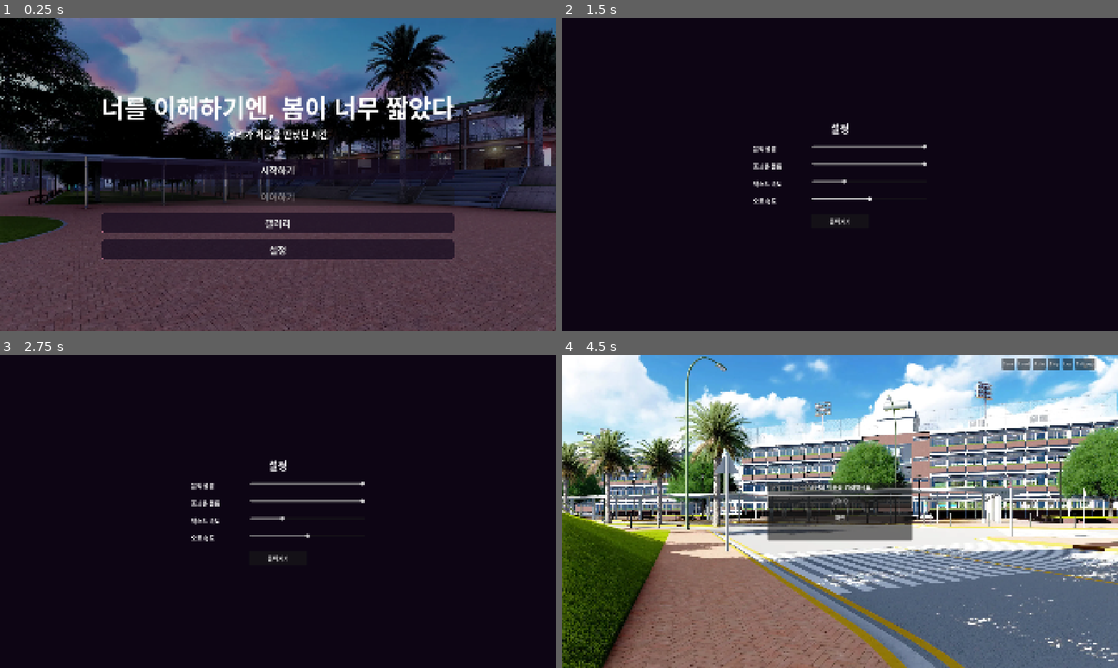
Above: before the commit, frames 1-4 (two rows, left to right).
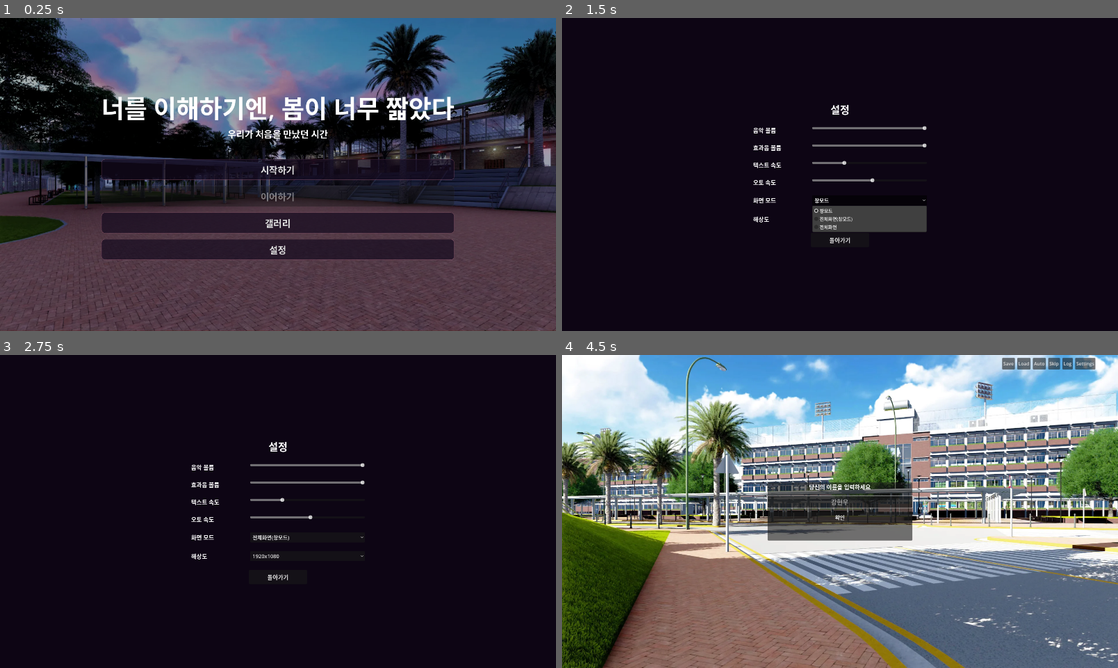
Above: after the commit, the same moments.

Repository: fomula91/godot-m
Game: Godot game, scene res://scenes/title_screen.tscn
Two runs of this game, one before a commit and one after it. Both use one fixed random seed, a clock stepped at 60 frames per second and the inputs below.
Inputs (mouse positions are in pixels of both pictures, inside the frame that each line leads up to):
- Up to frame 1 (0.25 s): no input
- Up to frame 2 (1.5 s): click "설정" at 0.5 s; click (867, 199) at 1.25 s, where only the run after the commit has a clickable "창모드"
- Up to frame 3 (2.75 s): click (305, 555) at 2 s, where only the run after the commit has a clickable "1920x1080"
- Up to frame 4 (4.5 s): click (867, 536) at 2.75 s, where only the run after the commit has a clickable "전체화면(창모드)"; click "돌아가기" at 3.5 s; click "시작하기" at 4.25 s

The runs differ from the first frame. In frame 1, 5.5% of the frame differs, in the area x 0-100%, y 0-100%; in frame 2, 3.0%; in frame 3, 1.4%; in frame 4, 16%.

Commit message:
화면 셋팅 추가

Diff:
--- a/scenes/settings_screen.gd
+++ b/scenes/settings_screen.gd
@@ -4,7 +4,15 @@
 @onready var sound_slider: HSlider = $CenterContainer/VBoxContainer/SoundRow/SoundSlider
 @onready var text_speed_slider: HSlider = $CenterContainer/VBoxContainer/TextSpeedRow/TextSpeedSlider
 @onready var auto_speed_slider: HSlider = $CenterContainer/VBoxContainer/AutoSpeedRow/AutoSpeedSlider
+@onready var window_mode_option: OptionButton = $CenterContainer/VBoxContainer/WindowModeRow/WindowModeOption
+@onready var resolution_option: OptionButton = $CenterContainer/VBoxContainer/ResolutionRow/ResolutionOption
 @onready var back_btn: Button = $CenterContainer/VBoxContainer/BackBtn
+
+const RESOLUTIONS: Array[String] = [
+	"3840x2160", "2560x1440", "1920x1080",
+	"1600x900", "1280x720", "960x540",
+]
+const WINDOW_MODES: Array[String] = ["창모드", "전체화면(창모드)", "전체화면"]
 
 var _overlay_mode := false
 
@@ -20,11 +28,25 @@
 	text_speed_slider.value = GameManager.settings["text_speed"]
 	auto_speed_slider.value = 10.5 - GameManager.settings["auto_speed"]
 
+	# 화면 모드 옵션 초기화
+	for mode_name in WINDOW_MODES:
+		window_mode_option.add_item(mode_name)
+	window_mode_option.selected = int(GameManager.settings.get("window_mode", 0))
+
+	# 해상도 옵션 초기화
+	for res in RESOLUTIONS:
+		resolution_option.add_item(res)
+	var current_res: String = GameManager.settings.get("resolution", "1920x1080")
+	var res_idx := RESOLUTIONS.find(current_res)
+	resolution_option.selected = res_idx if res_idx >= 0 else 2
+
 	# 시그널 연결
 	music_slider.value_changed.connect(_on_music_changed)
 	sound_slider.value_changed.connect(_on_sound_changed)
 	text_speed_slider.value_changed.connect(_on_text_speed_changed)
 	auto_speed_slider.value_changed.connect(_on_auto_speed_changed)
+	window_mode_option.item_selected.connect(_on_window_mode_changed)
+	resolution_option.item_selected.connect(_on_resolution_changed)
 	back_btn.pressed.connect(_on_back)
 
 
@@ -50,6 +72,18 @@
 	GameManager.save_settings()
 
 
+func _on_window_mode_changed(index: int) -> void:
+	GameManager.settings["window_mode"] = index
+	GameManager.apply_display_settings()
+	GameManager.save_settings()
+
+
+func _on_resolution_changed(index: int) -> void:
+	GameManager.settings["resolution"] = RESOLUTIONS[index]
+	GameManager.apply_display_settings()
+	GameManager.save_settings()
+
+
 func _on_back() -> void:
 	AudioManager.play_ui_click()
 	if _overlay_mode:
--- a/scenes/settings_screen.tscn
+++ b/scenes/settings_screen.tscn
@@ -107,6 +107,34 @@
 step = 0.25
 value = 5.5
 
+[node name="WindowModeRow" type="HBoxContainer" parent="CenterContainer/VBoxContainer"]
+layout_mode = 2
+
+[node name="WindowModeLabel" type="Label" parent="CenterContainer/VBoxContainer/WindowModeRow"]
+layout_mode = 2
+custom_minimum_size = Vector2(200, 0)
+text = "화면 모드"
+theme_override_font_sizes/font_size = 20
+
+[node name="WindowModeOption" type="OptionButton" parent="CenterContainer/VBoxContainer/WindowModeRow"]
+layout_mode = 2
+size_flags_horizontal = 3
+theme_override_font_sizes/font_size = 18
+
+[node name="ResolutionRow" type="HBoxContainer" parent="CenterContainer/VBoxContainer"]
+layout_mode = 2
+
+[node name="ResolutionLabel" type="Label" parent="CenterContainer/VBoxContainer/ResolutionRow"]
+layout_mode = 2
+custom_minimum_size = Vector2(200, 0)
+text = "해상도"
+theme_override_font_sizes/font_size = 20
+
+[node name="ResolutionOption" type="OptionButton" parent="CenterContainer/VBoxContainer/ResolutionRow"]
+layout_mode = 2
+size_flags_horizontal = 3
+theme_override_font_sizes/font_size = 18
+
 [node name="BackBtn" type="Button" parent="CenterContainer/VBoxContainer"]
 layout_mode = 2
 custom_minimum_size = Vector2(200, 50)
--- a/scripts/autoload/game_manager.gd
+++ b/scripts/autoload/game_manager.gd
@@ -25,6 +25,8 @@
 	"auto_speed": 5.0,   # seconds
 	"music_volume": 1.0,
 	"sound_volume": 1.0,
+	"resolution": "1920x1080",
+	"window_mode": 0,  # 0=창모드, 1=전체화면(창모드/보더리스), 2=전체화면
 }
 
 const SAVE_DIR := "user://saves/"
@@ -36,6 +38,7 @@
 	_ensure_save_dir()
 	_load_settings()
 	_load_gallery()
+	apply_display_settings()
 
 
 func reset_state() -> void:
@@ -235,6 +238,33 @@
 		DirAccess.remove_absolute(path)
 
 
+func apply_display_settings() -> void:
+	var win := get_window()
+	# 화면 모드 적용
+	var mode: int = int(settings.get("window_mode", 0))
+	match mode:
+		0:
+			win.mode = Window.MODE_WINDOWED
+		1:
+			win.mode = Window.MODE_FULLSCREEN
+		2:
+			win.mode = Window.MODE_EXCLUSIVE_FULLSCREEN
+	# 해상도 적용 (창모드일 때만 창 크기 변경)
+	if mode == 0:
+		var res_str: String = settings.get("resolution", "1920x1080")
+		var parts := res_str.split("x")
+		if parts.size() == 2:
+			var w := parts[0].to_int()
+			var h := parts[1].to_int()
+			win.size = Vector2i(w, h)
+			# 화면 중앙에 위치
+			var screen_size := DisplayServer.screen_get_size()
+			win.position = Vector2i(
+				(screen_size.x - w) / 2,
+				(screen_size.y - h) / 2
+			)
+
+
 # --- 설정 ---
 
 func _load_settings() -> void:
